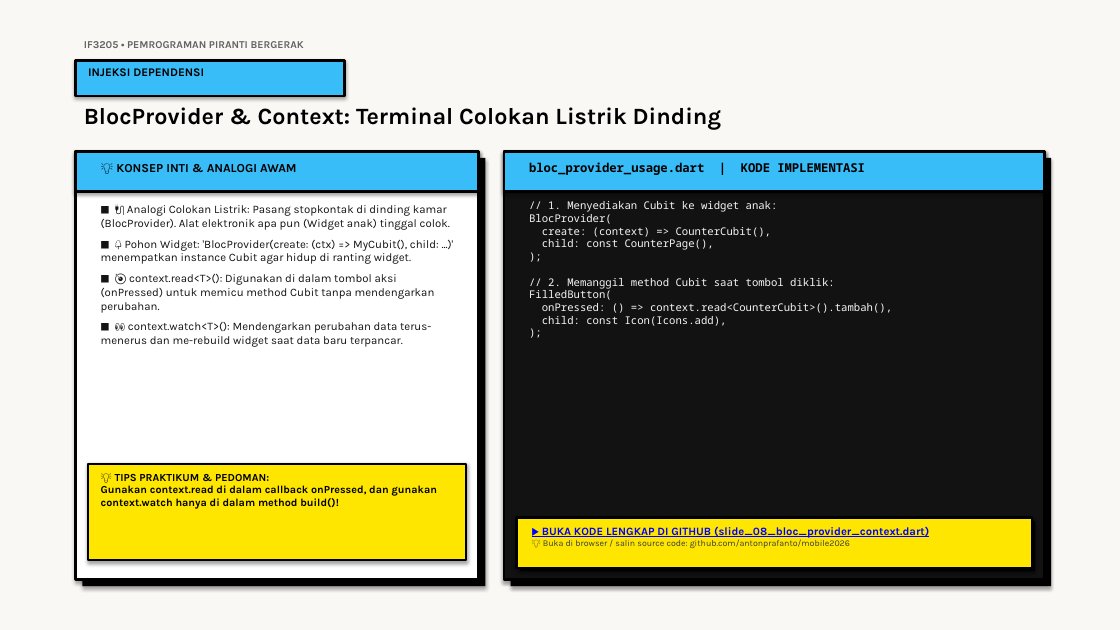
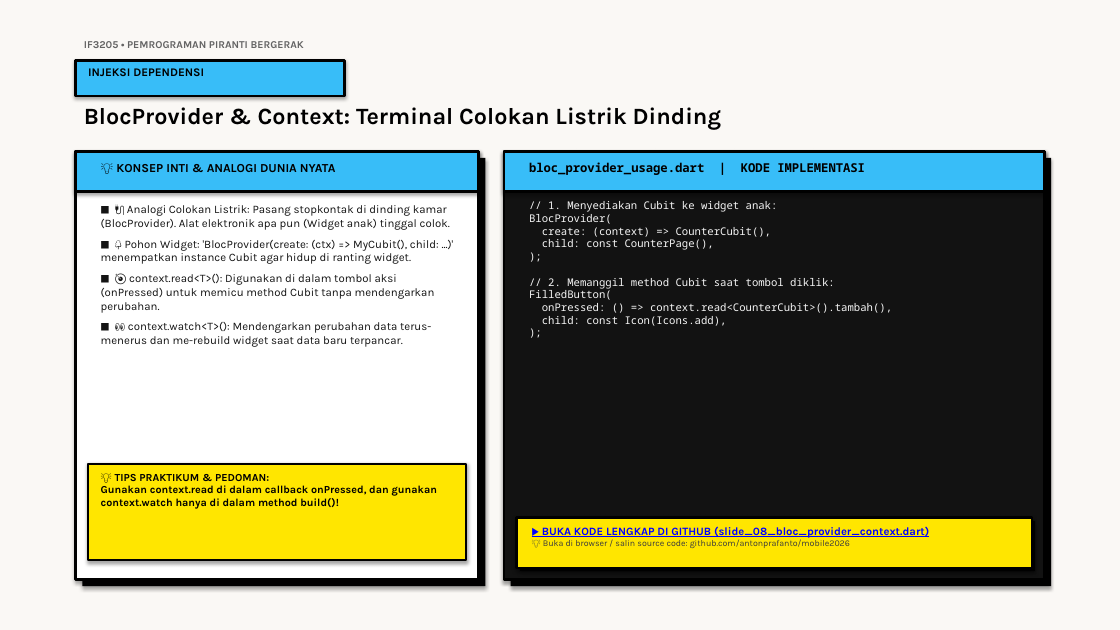
Before and after one commit to antonprafanto/mobile2026, a slide deck: slide 8 of 03_slide_presentasi/PERTEMUAN_06_State_Management_Cubit_dan_BLoC.pptx. Drawn at 1120x630 pixels with LibreOffice and Linux fonts; fonts in the diff are those of the drawing. Boxes give left, top, right and bottom in pixels: in the first picture for what was removed or moved away, otherwise in the second. Text is boxed around its words. In the diff, an @@ line names an element or a change of style, - is before the commit and + after.

Commit message:
refactor(presentation): eliminasi istilah 'awam' dan standarisasi narasi akademis profesional di seluruh slide P1-P7, kode, dan markdown

```diff
--- a/03_slide_presentasi/PERTEMUAN_06_State_Management_Cubit_dan_BLoC.pptx
+++ b/03_slide_presentasi/PERTEMUAN_06_State_Management_Cubit_dan_BLoC.pptx
@@ text at [116, 164, 336, 172]: text changed @@
-💡 KONSEP INTI & ANALOGI AWAM
+💡 KONSEP INTI & ANALOGI DUNIA NYATA
```
Also in this commit, not shown: 15 other slides changed, 19 other files.
